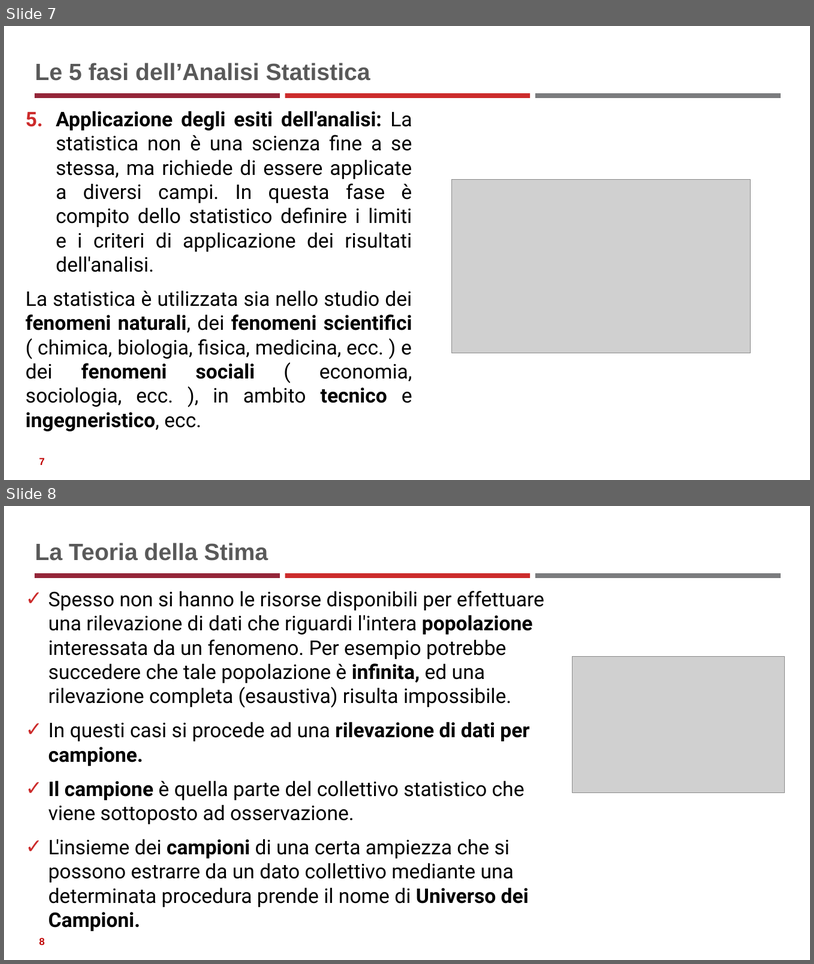
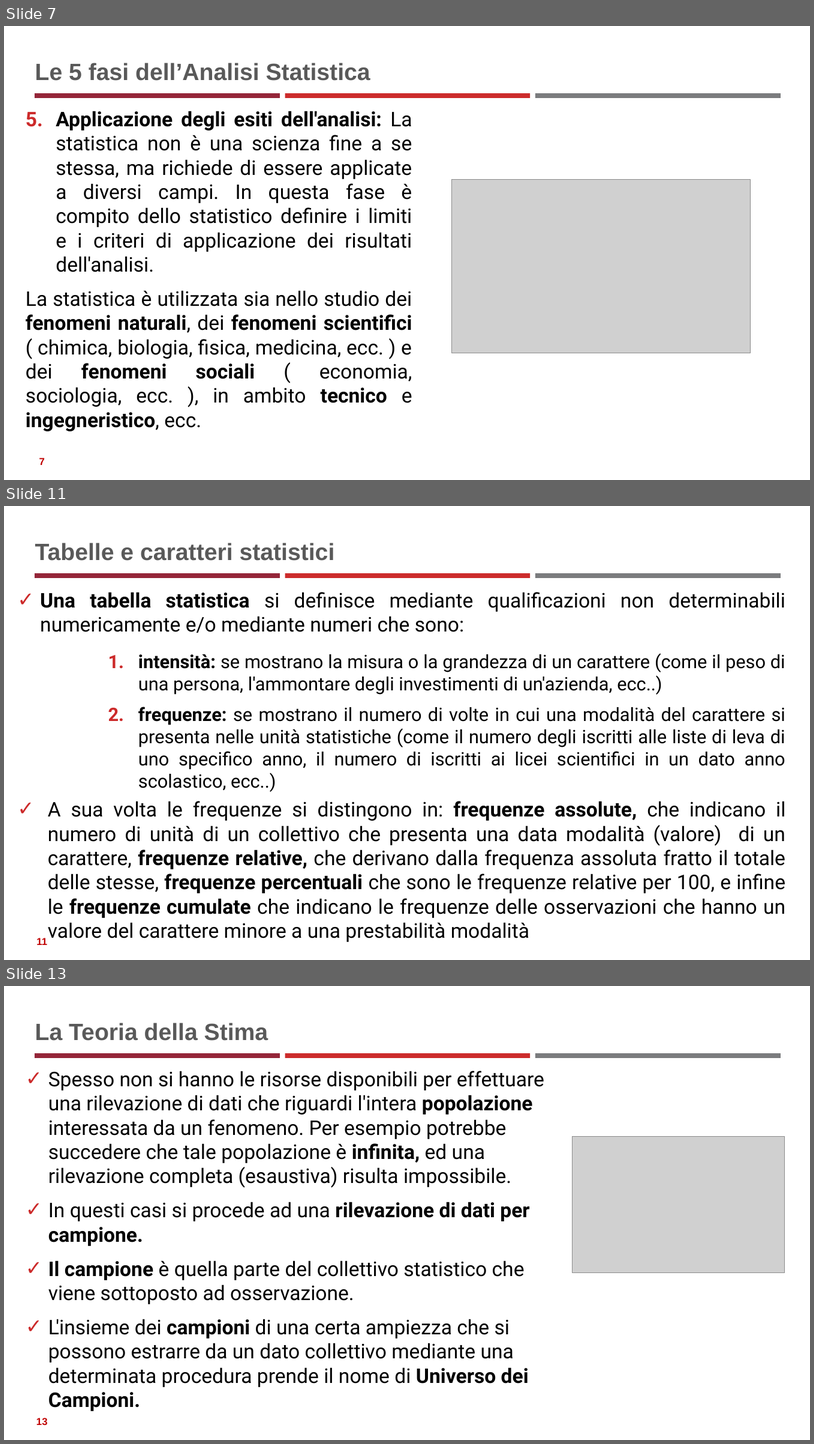
Before and after one commit to neural1977/data_science_interview_material, a slide deck: Statistics_ita.pptx. Shown one above the other, each under a label of ours: slides 7 and 8 before the commit, slides 7, 11 and 13 after it; the slides between them are not shown. The pictures are 814x964 and 814x1444 pixels, drawn with LibreOffice and Linux fonts; fonts in the diff are those of the drawing; grey boxes stand for pictures. Boxes give left, top, right and bottom in pixels: in the first picture for what was removed or moved away, otherwise in the second. Text is boxed around its words. In the diff, an @@ line names an element or a change of style, - is before the commit and + after.

```diff
--- a/Statistics_ita.pptx
+++ b/Statistics_ita.pptx
@@ slide 11 added at [4,506,810,960], background #FFFFFF; not listed: 3 template elements that a slide beside it also shows @@
@@ title added at [35,543,335,561], 28 pt, text #595959, bold @@
+Tabelle e caratteri statistici
@@ text added at [40,592,786,942], 24 pt, text #000000 @@
+✓ Una tabella statistica si definisce mediante qualificazioni non determinabili numericamente e/o mediante numeri che sono:
+      1. intensità: se mostrano la misura o la grandezza di un carattere (come il peso di una persona, l'ammontare degli investimenti di un'azienda, ecc..)
+      2. frequenze: se mostrano il numero di volte in cui una modalità del carattere si presenta nelle unità statistiche (come il numero degli iscritti alle liste di leva di uno specifico anno, il numero di iscritti ai licei scientifici in un dato anno scolastico, ecc..)
+✓ A sua volta le frequenze si distingono in: frequenze assolute, che indicano il numero di unità di un collettivo che presenta una data modalità (valore) di un carattere, frequenze relative, che derivano dalla frequenza assoluta fratto il totale delle stesse, frequenze percentuali che sono le frequenze relative per 100, e infine le frequenze cumulate che indicano le frequenze delle osservazioni che hanno un valore del carattere minore a una prestabilità modalità
@@ page number added at [36,937,47,945], 12 pt, text #C00000, bold @@
+11
@@ what was slide 8 is now slide 13 @@
@@ page number at [36,1417,48,1425]: text changed @@
-8
+13
```
Also in this commit, not shown: 4 other slides added, 3 other files.
